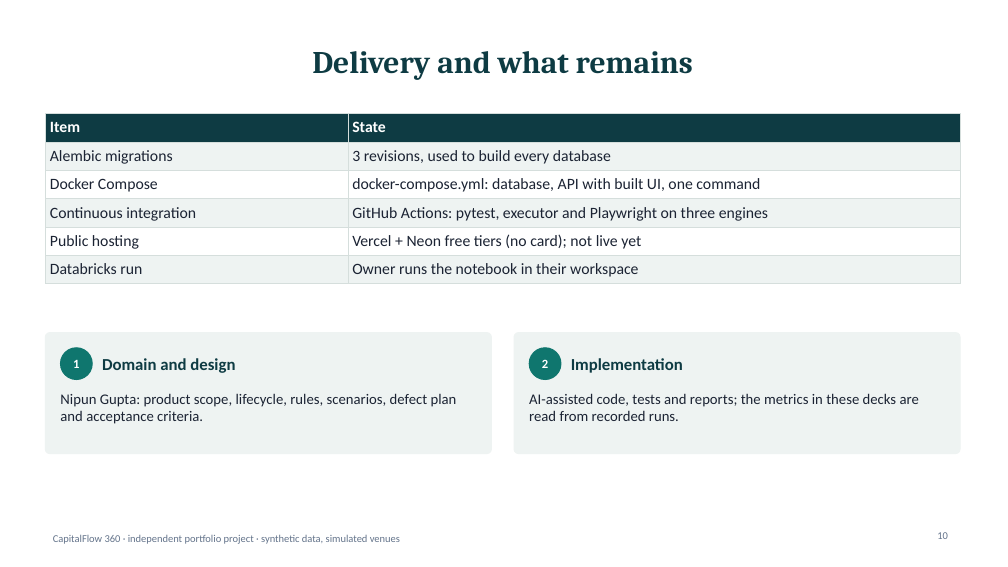
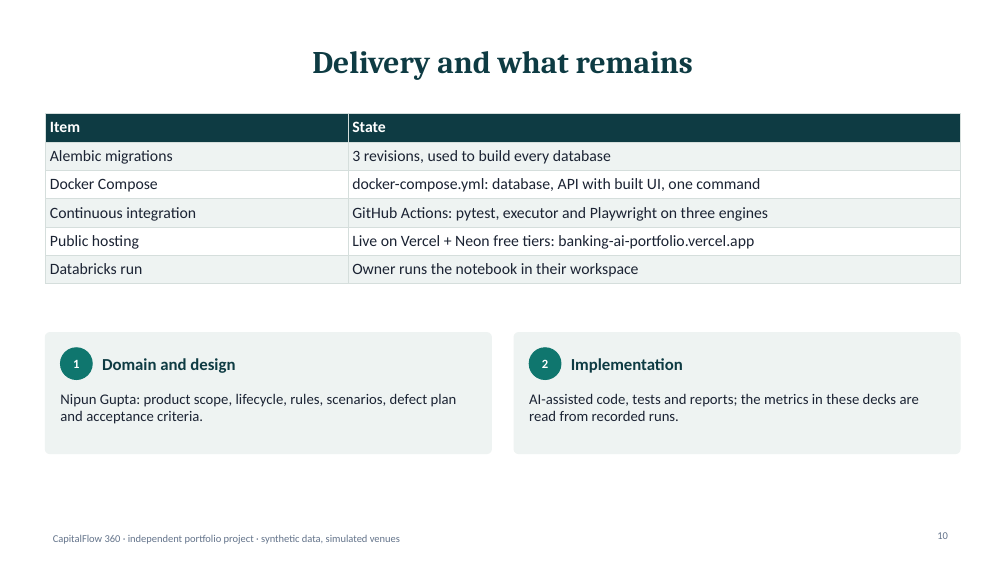
Before and after one commit to nipunrg1990rocks-dev/banking-ai-portfolio, a slide deck: slide 10 of projects/p7_capitalflow360/reporting/out/CF360_Architecture_and_Data.pptx. Drawn at 1008x567 pixels with LibreOffice and Linux fonts; fonts in the diff are those of the drawing. Boxes give left, top, right and bottom in pixels: in the first picture for what was removed or moved away, otherwise in the second. Text is boxed around its words. In the diff, an @@ line names an element or a change of style, - is before the commit and + after.

```diff
--- a/projects/p7_capitalflow360/reporting/out/CF360_Architecture_and_Data.pptx
+++ b/projects/p7_capitalflow360/reporting/out/CF360_Architecture_and_Data.pptx
@@ table at (45,113,960,281) @@
-row 5, column 2: Vercel + Neon free tiers (no card); not live yet
+row 5, column 2: Live on Vercel + Neon free tiers: banking-ai-portfolio.vercel.app
```
Also in this commit, not shown: 1 other slide changed, 10 other files.
